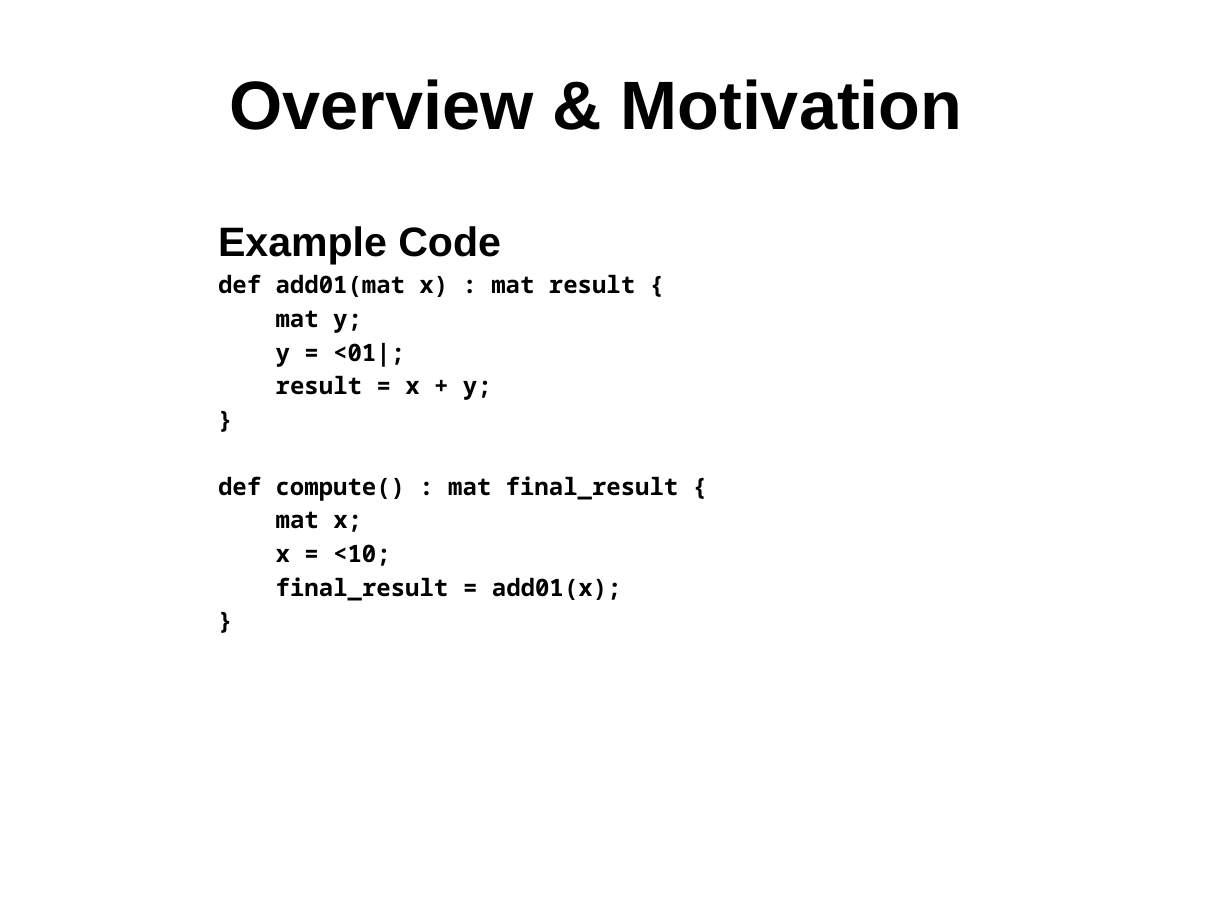
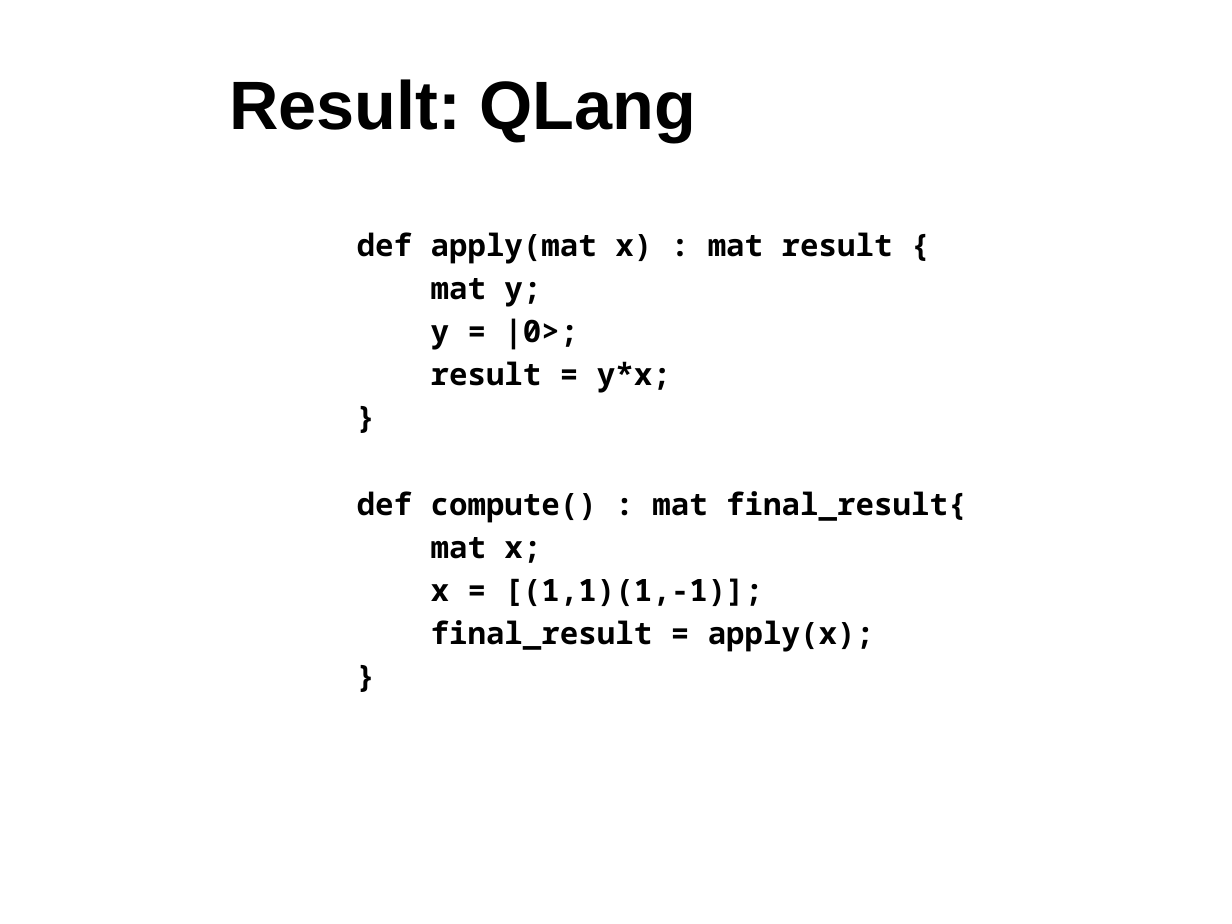
Before and after one commit to sdk21/PLT, a slide deck: slide 5 of Demo/Qlang.pptx (slide 4 before the commit). Drawn at 1232x924 pixels with LibreOffice and Linux fonts; fonts in the diff are those of the drawing; background and template pictures are left out. Boxes give left, top, right and bottom in pixels: in the first picture for what was removed or moved away, otherwise in the second. Text is boxed around its words. In the diff, an @@ line names an element or a change of style, - is before the commit and + after.

```diff
--- a/Demo/Qlang.pptx
+++ b/Demo/Qlang.pptx
@@ title at [229,79,696,142]: text changed @@
-Overview & Motivation
+Result: QLang
@@ text "def apply(mat x) : mat ...": place and size @@
-text "def apply(mat x) : mat ..." at [218,226,679,601]
+text "def apply(mat x) : mat ..." at [357,232,966,652]
@@ text at [357,232,893,264]: text changed; size 14 to 18 pt @@
-Example Code
-def add01(mat x) : mat result {
+def apply(mat x) : mat result {
@@ text at [431,278,541,563]: size 14 to 18 pt in "mat y;", "}", "mat x;", "}" @@
@@ text at [431,318,671,393]: text changed; size 14 to 18 pt @@
-y = <01|;
-result = x + y;
+y = |0>;
+result = y*x;
@@ text at [357,491,966,523]: text changed; size 14 to 18 pt @@
-def compute() : mat final_result {
+def compute() : mat final_result{
@@ text at [431,578,874,652]: text changed; size 14 to 18 pt @@
-x = <10;
-final_result = add01(x);
+x = [(1,1)(1,-1)];
+final_result = apply(x);
```
Also in this commit, not shown: 6 other slides changed, 3 slides added, 3 slides removed.
